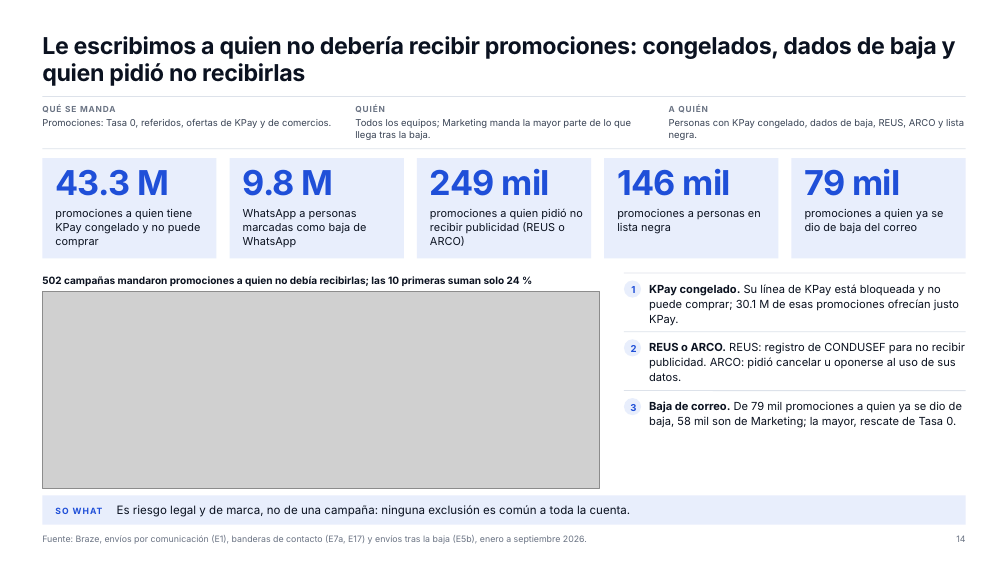
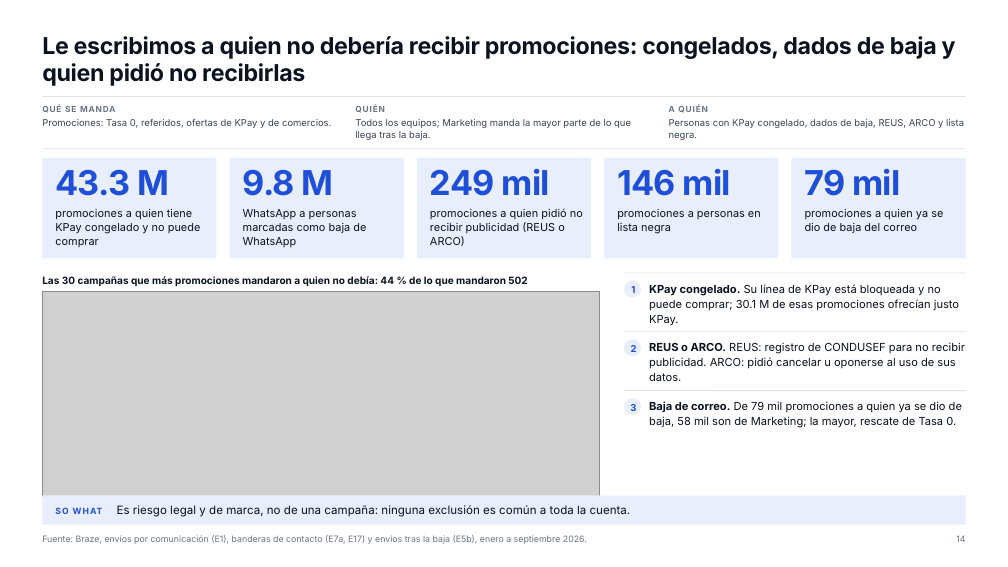
Before and after one commit to dvillasisr-lab/claude, a slide deck: slide 14 of braze-analysis/deck/v6/marketing/DECK_marketing.pptx. Drawn at 1008x567 pixels with LibreOffice and Linux fonts; fonts in the diff are those of the drawing; grey boxes stand for pictures. Boxes give left, top, right and bottom in pixels: in the first picture for what was removed or moved away, otherwise in the second. Text is boxed around its words. In the diff, an @@ line names an element or a change of style, - is before the commit and + after.

```diff
--- a/braze-analysis/deck/v6/marketing/DECK_marketing.pptx
+++ b/braze-analysis/deck/v6/marketing/DECK_marketing.pptx
@@ picture: place and size @@
-picture at [42, 291, 600, 488]
+picture at [42, 291, 600, 497]
@@ text at [42, 276, 527, 286]: text changed @@
-502 campañas mandaron promociones a quien no debía recibirlas; las 10 primeras suman solo 24 %
+Las 30 campañas que más promociones mandaron a quien no debía: 44 % de lo que mandaron 502
```
Also in this commit, not shown: 2 other slides changed, 6 other files.
